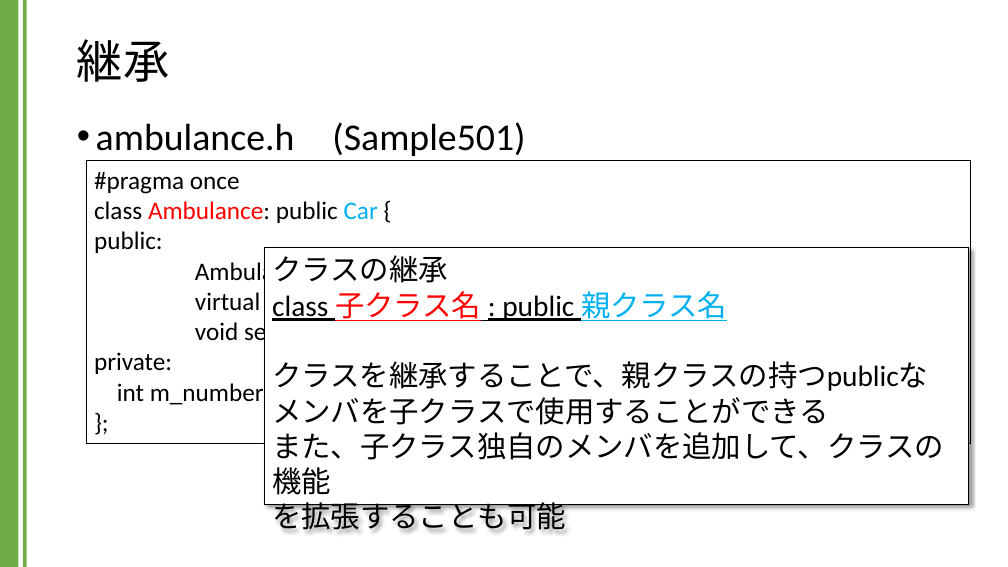
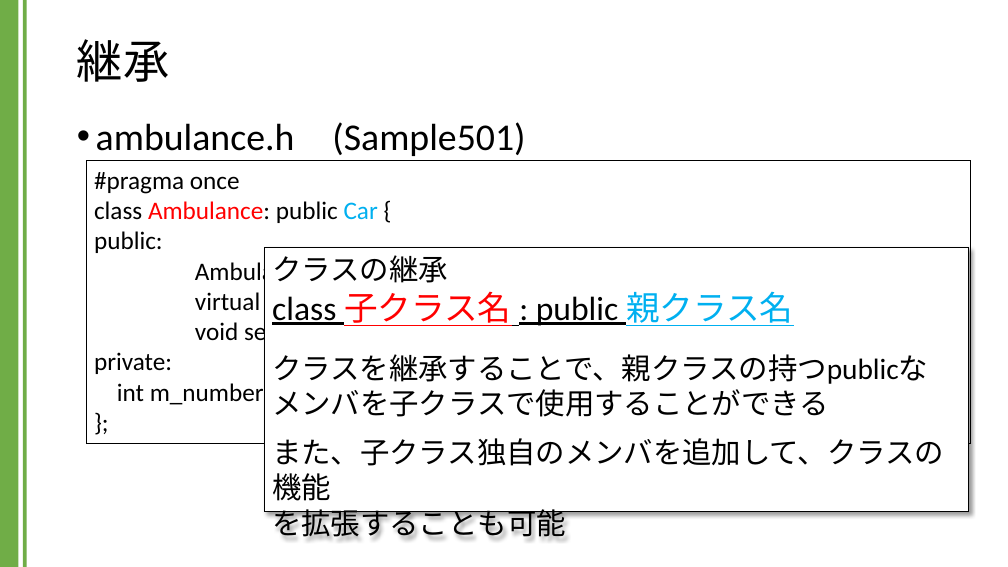
Before and after one commit to kic-murata/cpp2024, a slide deck: slide 11 of 授業資料/講義資料：継承とポリモーフィズム.pptx. Drawn at 1008x567 pixels with LibreOffice and Linux fonts; fonts in the diff are those of the drawing. Boxes give left, top, right and bottom in pixels: in the first picture for what was removed or moved away, otherwise in the second. Text is boxed around its words. In the diff, an @@ line names an element or a change of style, - is before the commit and + after.

```diff
--- a/授業資料/講義資料：継承とポリモーフィズム.pptx
+++ b/授業資料/講義資料：継承とポリモーフィズム.pptx
@@ rectangle "クラスの継承": place and size @@
-rectangle "クラスの継承" at bbox=[265, 248, 969, 505]
+rectangle "クラスの継承" at bbox=[265, 248, 969, 511]
@@ text in rectangle at bbox=[272, 292, 793, 326]: size 28 to 32 pt in "class 子クラス名 : public 親クラス名" @@
```
Also in this commit, not shown: 1 other slide changed.
